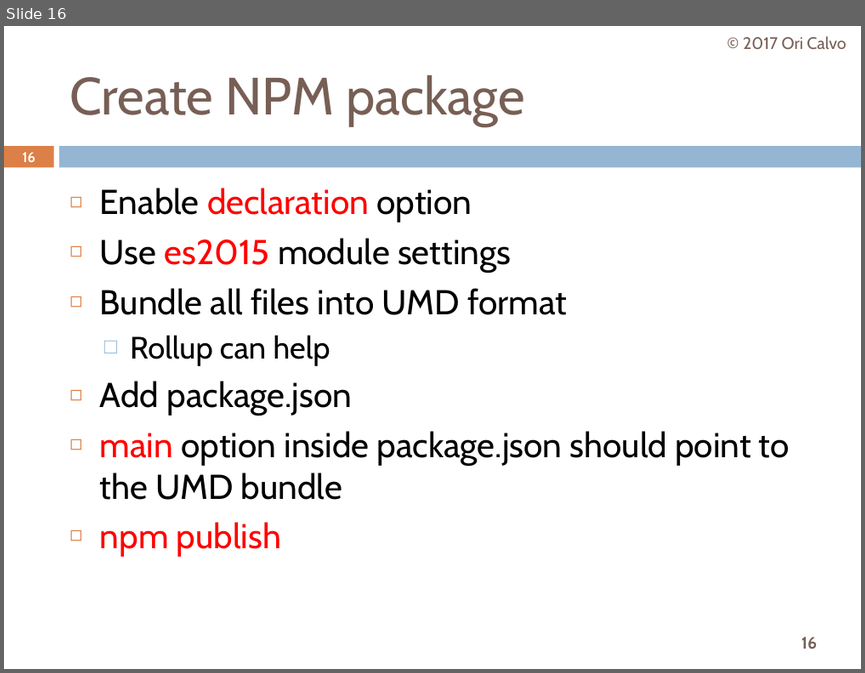
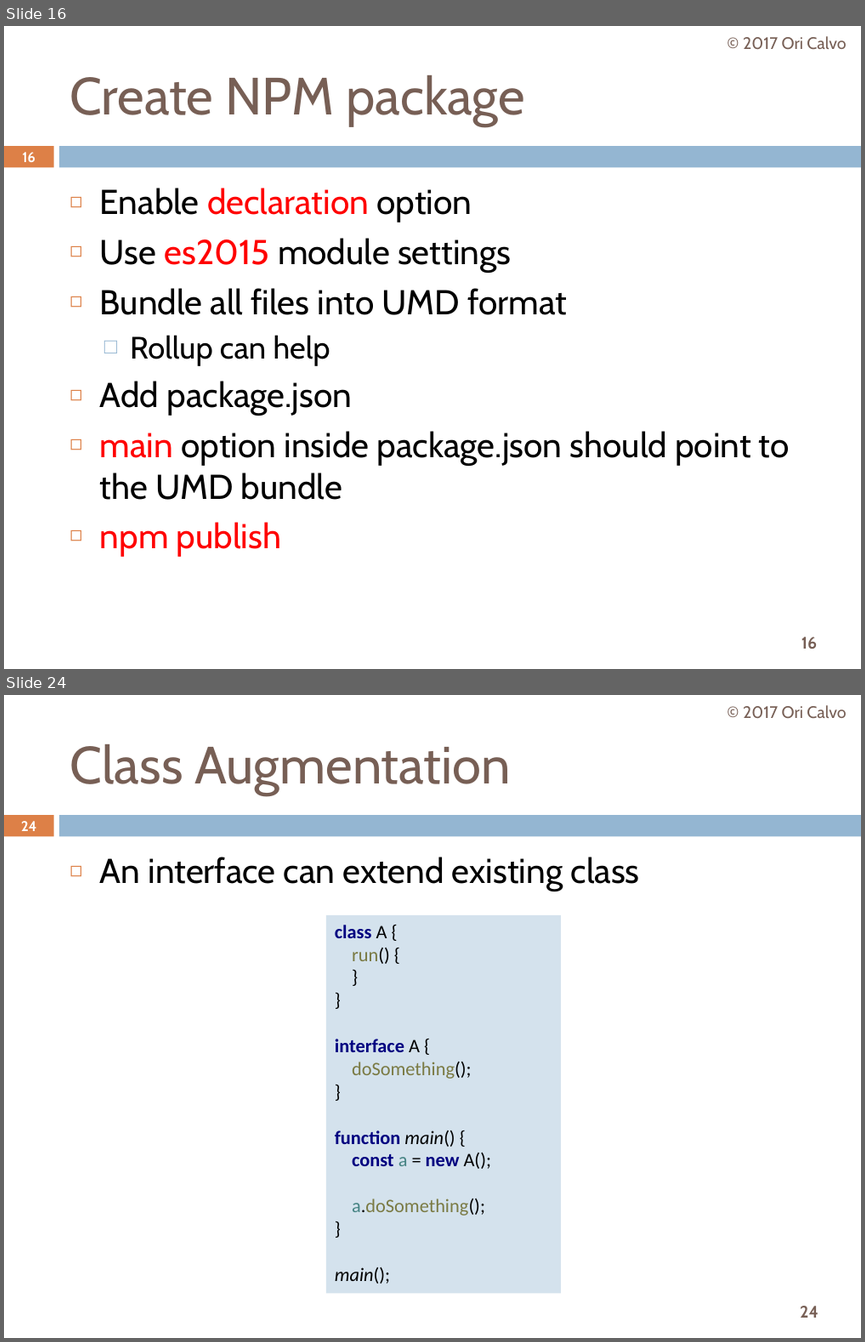
Before and after one commit to oricalvo/meetup-typescript-tips-and-tricks, a slide deck: Typescript Tips & Tricks.pptx. Shown one above the other, each under a label of ours: slide 16 before the commit, slides 16 and 24 after it; the slides between them are not shown. The pictures are 865x673 and 865x1342 pixels, drawn with LibreOffice and Linux fonts; fonts in the diff are those of the drawing; background and template pictures are left out. Boxes give left, top, right and bottom in pixels: in the first picture for what was removed or moved away, otherwise in the second. Text is boxed around its words. In the diff, an @@ line names an element or a change of style, - is before the commit and + after.

```diff
--- a/Typescript Tips & Tricks.pptx
+++ b/Typescript Tips & Tricks.pptx
@@ slide 24 added at [4,695,861,1338], background #FFFFFF; not listed: 3 template elements that a slide beside it also shows @@
@@ text added at [743,705,846,719], 14 pt, text #775F55 @@
+© 2017 Ori Calvo
@@ title added at [69,744,510,795], 44 pt, text #775F55 @@
+Class Augmentation
@@ page number added at [21,821,36,831], 11.9 pt, text #FFFFFF, bold @@
+24
@@ text added at [100,857,640,891], 29 pt, text #000000 @@
+◻ An interface can extend existing class
@@ rectangle added at [326,915,561,1293], fill #D4E2ED, 16 pt, text #000000 @@
+class A {
+run() {
+}
+}
+interface A {
+doSomething();
+}
+function main() {
+const a = new A();
+a.doSomething();
+}
+main();
```
Also in this commit, not shown: 11 other slides added.
